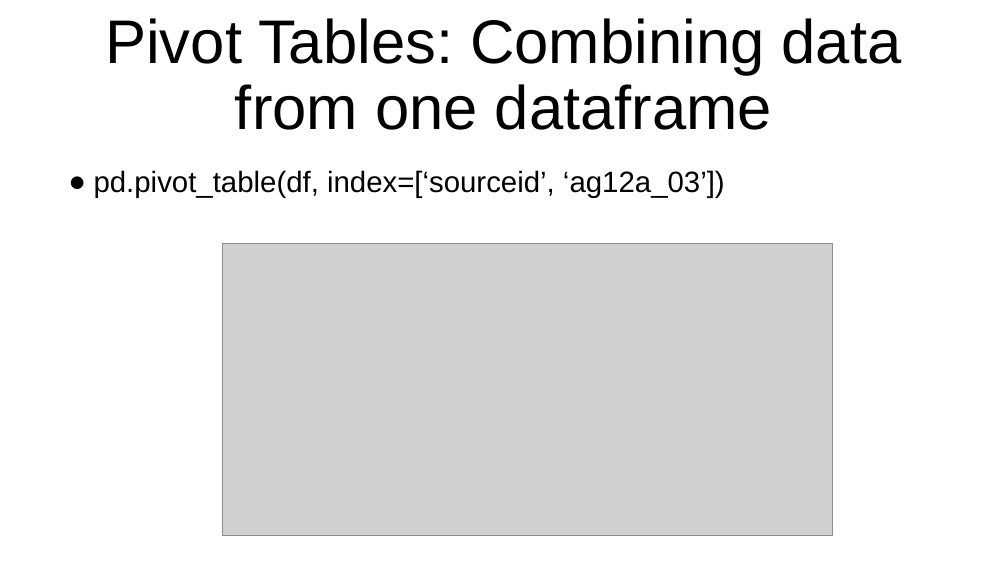
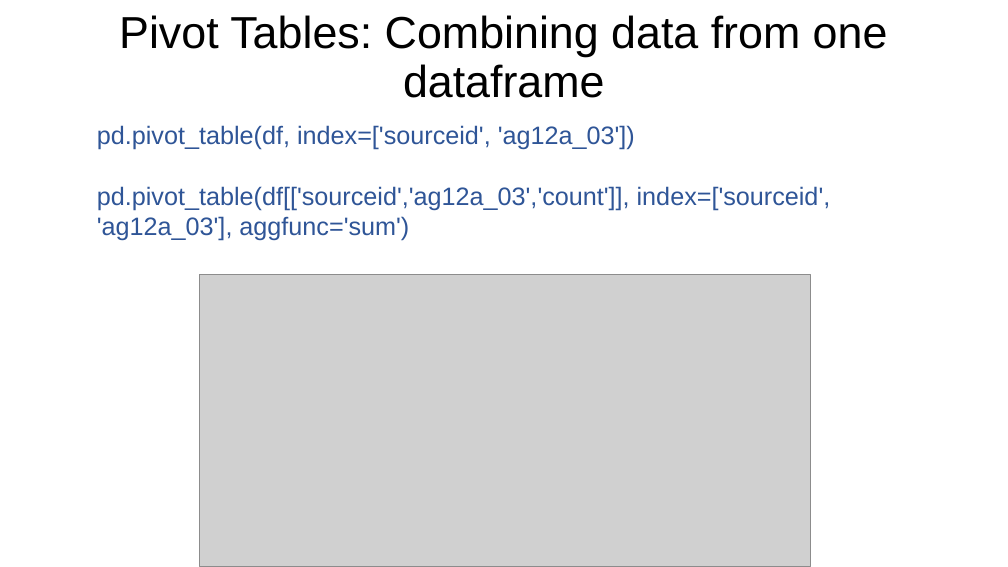
Before and after one commit to bodacea/datascienceforbeginners, a slide deck: slide 25 of Session 05 Cleaning and Exploring.ppt. Drawn at 1008x567 pixels with LibreOffice and Linux fonts; fonts in the diff are those of the drawing; grey boxes stand for pictures. Boxes give left, top, right and bottom in pixels: in the first picture for what was removed or moved away, otherwise in the second. Text is boxed around its words. In the diff, an @@ line names an element or a change of style, - is before the commit and + after.

```diff
--- a/Session 05 Cleaning and Exploring.ppt
+++ b/Session 05 Cleaning and Exploring.ppt
@@ title "Pivot Tables: Combining data from ..." at (119,15,888,98): size 44 to 32 pt @@
@@ text at (97,125,831,241): text changed; size 21 to 18 pt; text colour #000000 to #2F5597 @@
-● pd.pivot_table(df, index=[‘sourceid’, ‘ag12a_03’])
+pd.pivot_table(df, index=['sourceid', 'ag12a_03'])
+pd.pivot_table(df[['sourceid','ag12a_03','count']], index=['sourceid', 'ag12a_03'], aggfunc='sum')
@@ picture: place and size @@
-picture at (222,244,833,536)
+picture at (200,275,810,567)
```
Also in this commit, not shown: 26 other slides changed, 2 slides added, 2 slides removed.
